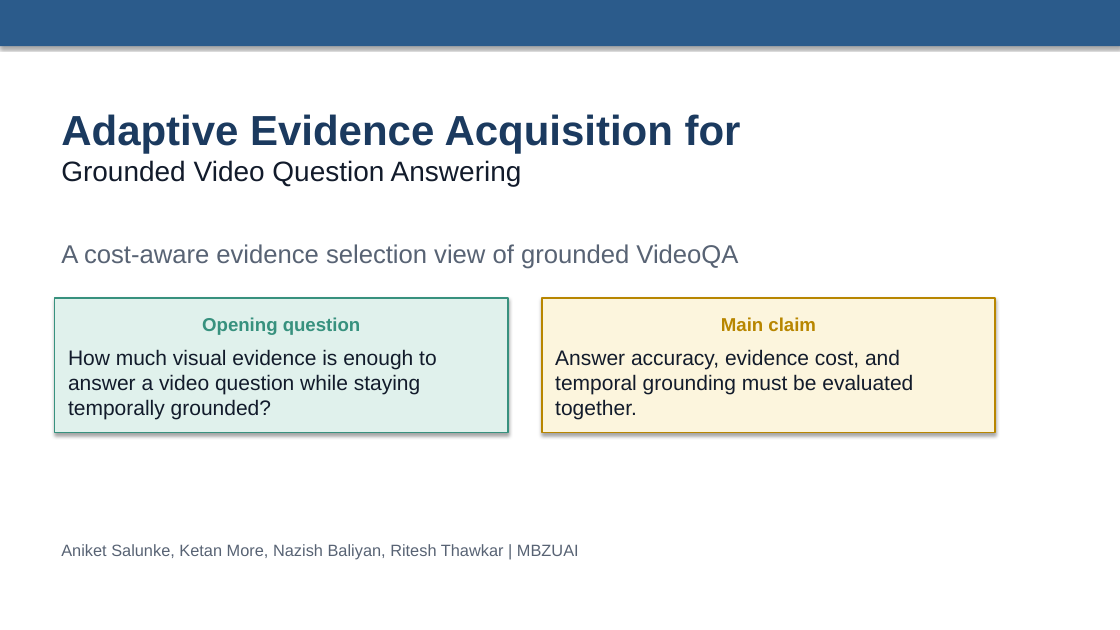
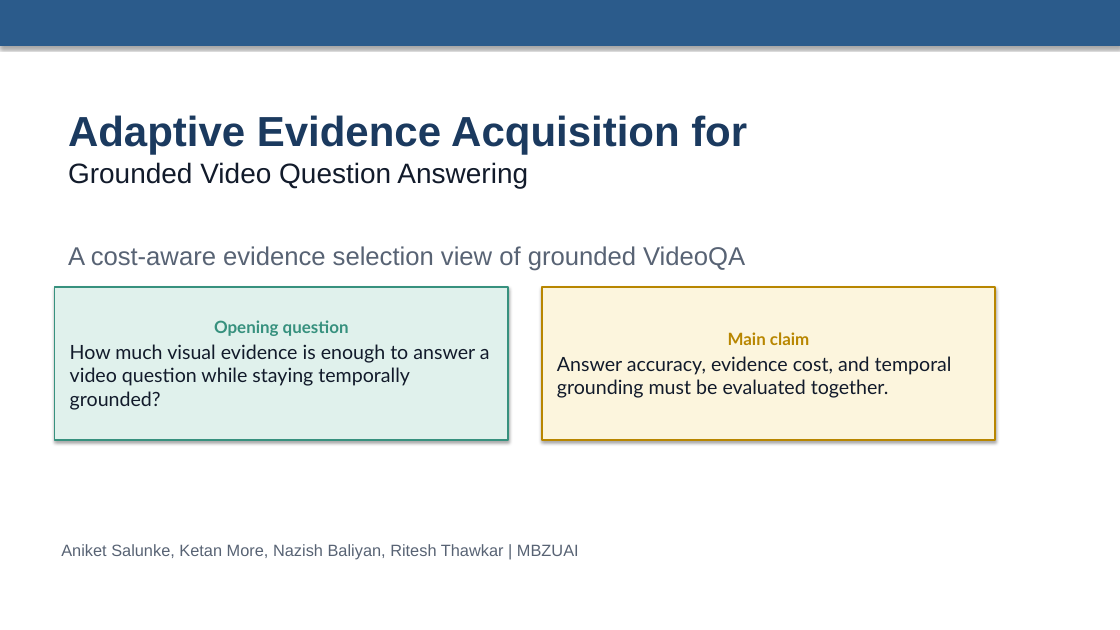
Before and after one commit to riteshthawkar/adaptive-evidence-grounded-videoqa, a slide deck: slide 1 of docs/presentation/adaptive_evidence_acquisition_grounded_videoqa_presentation.pptx. Drawn at 1120x630 pixels with LibreOffice and Linux fonts; fonts in the diff are those of the drawing. Boxes give left, top, right and bottom in pixels: in the first picture for what was removed or moved away, otherwise in the second. Text is boxed around its words. In the diff, an @@ line names an element or a change of style, - is before the commit and + after.

Commit message:
Polish presentation layout and closing slide

```diff
--- a/docs/presentation/adaptive_evidence_acquisition_grounded_videoqa_presentation.pptx
+++ b/docs/presentation/adaptive_evidence_acquisition_grounded_videoqa_presentation.pptx
@@ text "Adaptive Evidence Acquisition for": place and size @@
-text "Adaptive Evidence Acquisition for" at bbox=[61, 114, 741, 153]
+text "Adaptive Evidence Acquisition for" at bbox=[68, 115, 747, 155]
@@ text "Grounded Video Question Answering": place and size @@
-text "Grounded Video Question Answering" at bbox=[61, 160, 522, 186]
+text "Grounded Video Question Answering" at bbox=[68, 162, 528, 188]
@@ text "A cost-aware evidence selection view ...": place and size @@
-text "A cost-aware evidence selection view ..." at bbox=[61, 244, 738, 269]
+text "A cost-aware evidence selection view ..." at bbox=[68, 246, 745, 271]
@@ rectangle "Opening question": place and size @@
-rectangle "Opening question" at bbox=[55, 298, 508, 433]
+rectangle "Opening question" at bbox=[55, 287, 508, 440]
@@ rectangle "Opening question" at bbox=[55, 287, 508, 440]: size 16 to 14.5 pt in "Opening question"; font Arial to Lato; size 18 to 16.8 pt in "How much visual evidence is enough to ..."; more space between paragraphs; less space between paragraphs @@
@@ rectangle "Main claim": place and size @@
-rectangle "Main claim" at bbox=[542, 298, 996, 433]
+rectangle "Main claim" at bbox=[542, 287, 996, 440]
@@ rectangle "Main claim" at bbox=[542, 287, 996, 440]: size 16 to 14.5 pt in "Main claim"; font Arial to Lato; size 18 to 16.8 pt in "Answer accuracy, evidence cost, and temporal grounding ..."; more space between paragraphs; less space between paragraphs @@
```
Also in this commit, not shown: 15 other slides changed.
